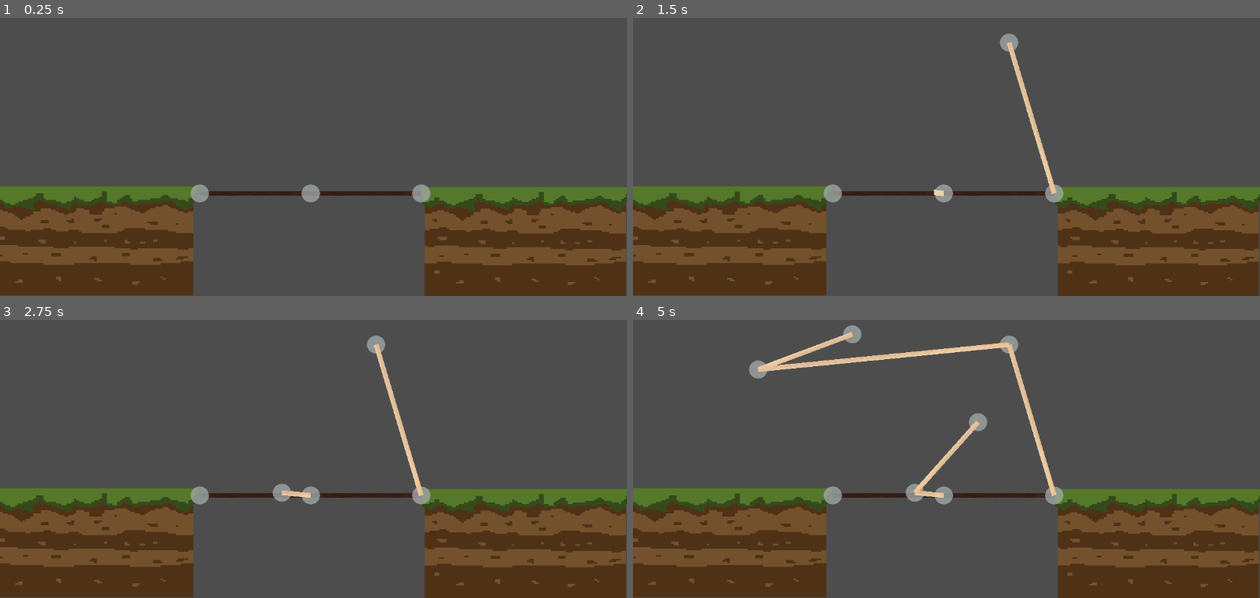
Above: before the commit, frames 1-4 (two rows, left to right).
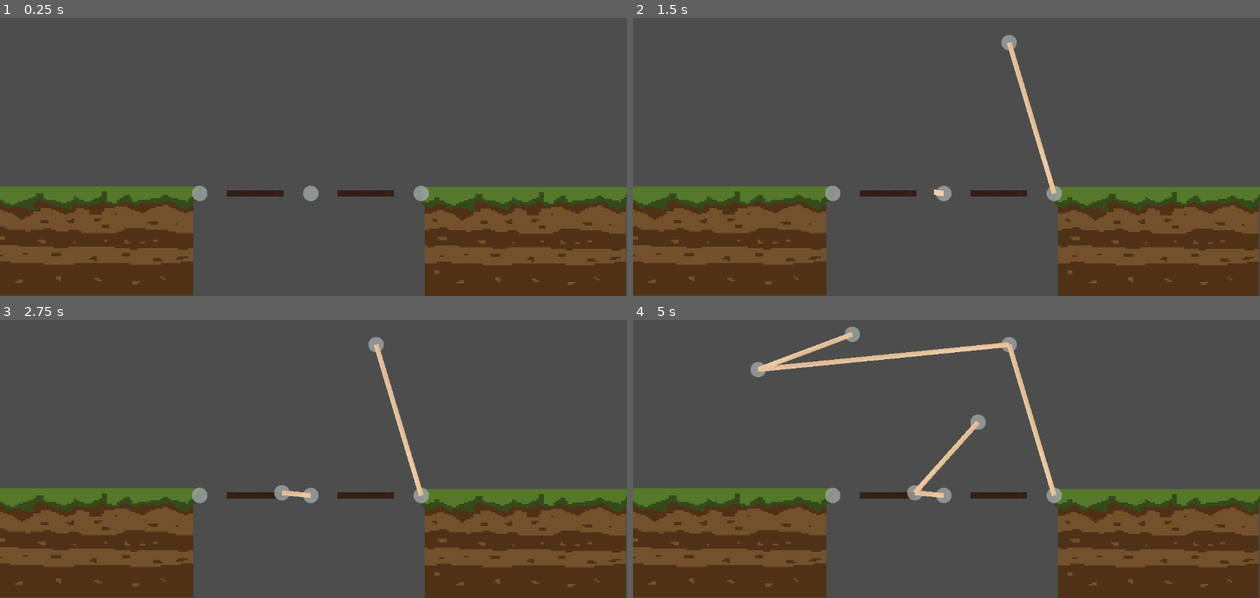
Above: after the commit, the same moments.

Repository: kiotsukettene/Bridge-It-On
Game: Godot game, scene res://scenes/main/Game.tscn
The game is run twice, just before and just after one commit, with the same random seed, the same clock (stepped at 60 frames per second) and the same inputs. The project has no main scene, so this scene is started directly.
Inputs (mouse positions are in pixels of both pictures, inside the frame that each line leads up to):
- Up to frame 1 (0.25 s): no input
- Up to frame 2 (1.5 s): tap Enter at 0.5 s; drag from (1053, 193) to (1009, 43) at 0.52 s; drag from (946, 193) to (915, 190) at 1.27 s
- Up to frame 3 (2.75 s): move the mouse to (200, 495) at 2.02 s; click (200, 495) at 2.1 s
- Up to frame 4 (5 s): tap Space at 2.75 s; drag from (1009, 345) to (758, 370) at 2.77 s; drag from (915, 492) to (977, 422) at 3.52 s; drag from (758, 370) to (852, 333) at 4.27 s

The runs differ from the first frame. In frame 1, 0.4% of the frame differs, in the area x 30-69%, y 59-67%; in frame 2, 0.5%; in frame 3, 0.5%; in frame 4, 0.6%, in the area x 18-69%, y 1-67%.

Commit message:
Adjust bridge and environment scene properties
Updated scale and collision shape for Anchor and FloorBeam bridge scenes to better fit visuals and physics. Added a Sprite2D node to the Background scene for improved visuals. Set collision_mask to 0 for StaticBody2D nodes in Terrain to disable collisions.

Diff:
--- a/scenes/bridge/Anchor.tscn
+++ b/scenes/bridge/Anchor.tscn
@@ -12,7 +12,7 @@
 script = ExtResource("1_sho14")
 
 [node name="Sprite2D" type="Sprite2D" parent="."]
-scale = Vector2(0.289063, 0.285156)
+scale = Vector2(0.246094, 0.244141)
 texture = ExtResource("1_x5ldi")
 
 [node name="CollisionShape2D" type="CollisionShape2D" parent="."]
--- a/scenes/bridge/FloorBeam.tscn
+++ b/scenes/bridge/FloorBeam.tscn
@@ -4,7 +4,7 @@
 [ext_resource type="Texture2D" uid="uid://dodld65iu3c6y" path="res://assets/sprites/environment/FloorTexture.png" id="1_fj5xq"]
 
 [sub_resource type="RectangleShape2D" id="RectangleShape2D_a3i8f"]
-size = Vector2(202, 8)
+size = Vector2(103, 11.8182)
 
 [node name="FloorBeam" type="RigidBody2D"]
 collision_layer = 2
@@ -12,7 +12,7 @@
 script = ExtResource("1_a3i8f")
 
 [node name="Sprite2D" type="Sprite2D" parent="."]
-scale = Vector2(0.193427, 0.101744)
+scale = Vector2(0.1, 0.151)
 texture = ExtResource("1_fj5xq")
 
 [node name="CollisionShape2D" type="CollisionShape2D" parent="."]
--- a/scenes/environment/Background.tscn
+++ b/scenes/environment/Background.tscn
@@ -1,3 +1,12 @@
-[gd_scene format=3 uid="uid://bykrylm7c3b5v"]
+[gd_scene load_steps=2 format=3 uid="uid://bykrylm7c3b5v"]
+
+[ext_resource type="Texture2D" uid="uid://4nrpneviwkjk" path="res://assets/sprites/environment/Background.png" id="1_3yfh5"]
 
 [node name="Background" type="Node2D"]
+
+[node name="Sprite2D" type="Sprite2D" parent="."]
+position = Vector2(584, 258.957)
+scale = Vector2(0.24, 0.28038)
+texture = ExtResource("1_3yfh5")
+region_enabled = true
+region_rect = Rect2(0, 0, 4800, 1805.75)
--- a/scenes/environment/Terrain.tscn
+++ b/scenes/environment/Terrain.tscn
@@ -16,6 +16,7 @@
 region_rect = Rect2(207.853, 725.638, 2109.07, 1613.26)
 
 [node name="StaticBody2D" type="StaticBody2D" parent="LeftTerrain"]
+collision_mask = 0
 
 [node name="CollisionPolygon2D" type="CollisionPolygon2D" parent="LeftTerrain/StaticBody2D"]
 position = Vector2(2, -2)
@@ -33,6 +34,7 @@
 region_filter_clip_enabled = true
 
 [node name="StaticBody2D" type="StaticBody2D" parent="RightTerrain"]
+collision_mask = 0
 
 [node name="CollisionPolygon2D" type="CollisionPolygon2D" parent="RightTerrain/StaticBody2D"]
 build_mode = 1
